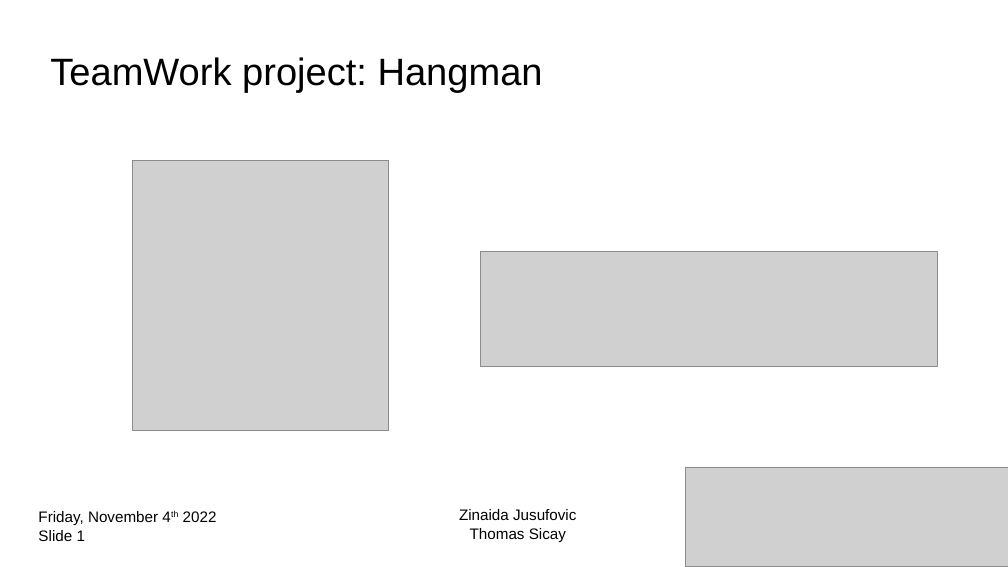
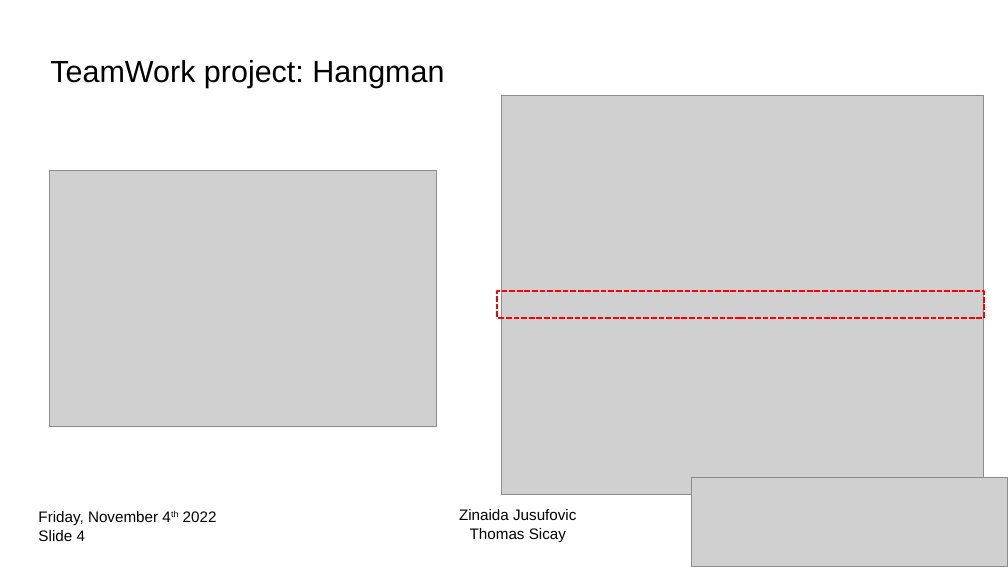
Before and after one commit to zenais/TW_HANGMAN, a slide deck: slide 4 of Presentation/20221103_Hangman presentation.odp (slide 1 before the commit). Drawn at 1008x567 pixels with LibreOffice and Linux fonts; fonts in the diff are those of the drawing; grey boxes stand for pictures. Boxes give left, top, right and bottom in pixels: in the first picture for what was removed or moved away, otherwise in the second. Text is boxed around its words. In the diff, an @@ line names an element or a change of style, - is before the commit and + after.

Commit message:
Add files via upload
final

```diff
--- a/Presentation/20221103_Hangman presentation.odp
+++ b/Presentation/20221103_Hangman presentation.odp
@@ title "TeamWork project: Hangman" at bbox=[50, 60, 444, 88]: size 30 to 24 pt @@
@@ picture: place and size @@
-picture at bbox=[480, 252, 938, 367]
+picture at bbox=[502, 95, 984, 495]
@@ picture: place and size @@
-picture at bbox=[133, 160, 389, 431]
+picture at bbox=[49, 170, 436, 427]
@@ rectangle added at bbox=[498, 291, 984, 318], outline #FF0000 1.5 pt dashed @@
@@ picture: place and size @@
-picture at bbox=[686, 467, 1008, 567]
+picture at bbox=[692, 477, 1008, 567]
@@ text at bbox=[38, 530, 85, 541]: text changed @@
-Slide 1
+Slide 4
```
Also in this commit, not shown: 5 slides added.
